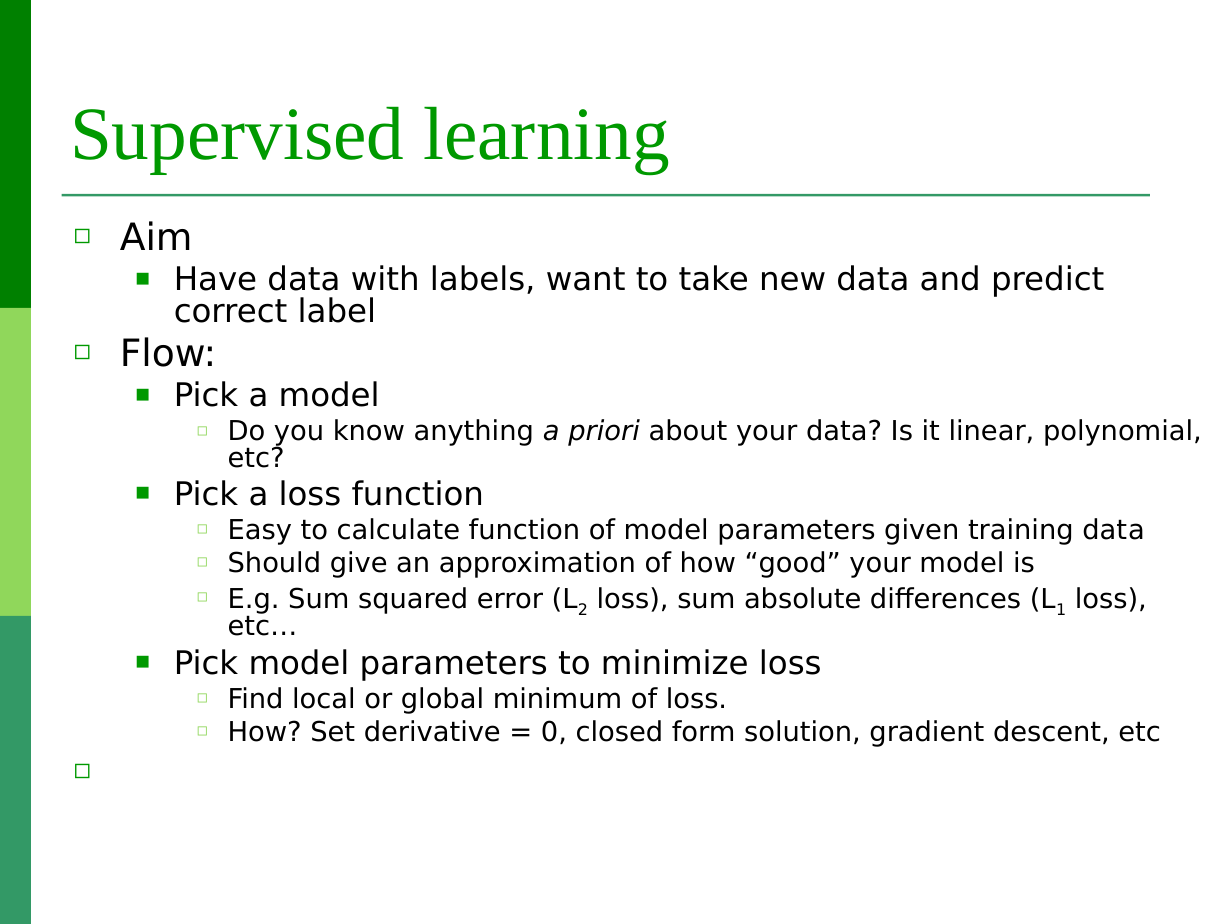
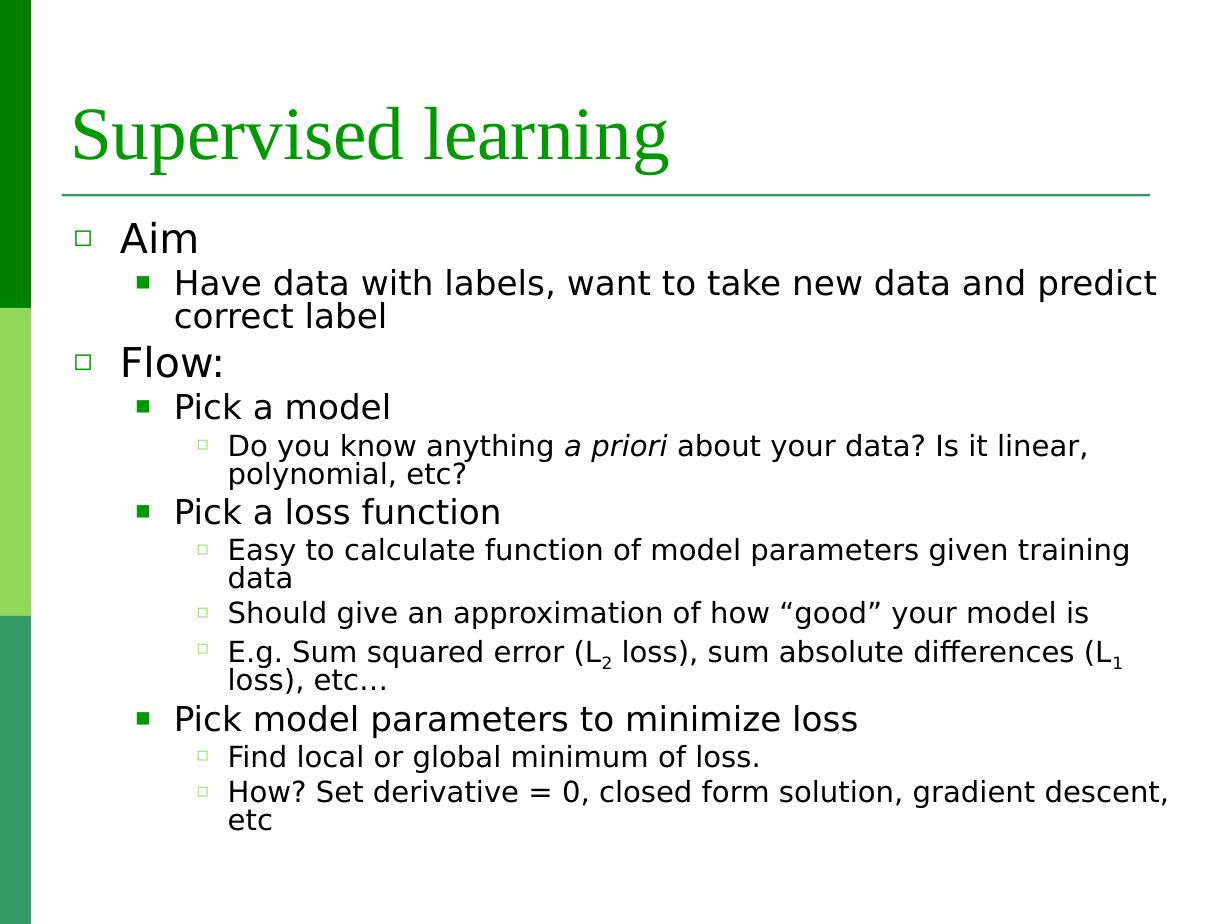
Before and after one commit to lauradiosan/ITSG-UBB, a slide deck: slide 8 of 2020-2021/Lectures/01_ML_review.ppt. Drawn at 1232x924 pixels with LibreOffice and Linux fonts; fonts in the diff are those of the drawing; background and template pictures are left out. Boxes give left, top, right and bottom in pixels: in the first picture for what was removed or moved away, otherwise in the second. Text is boxed around its words. In the diff, an @@ line names an element or a change of style, - is before the commit and + after.

```diff
--- a/2020-2021/Lectures/01_ML_review.ppt
+++ b/2020-2021/Lectures/01_ML_review.ppt
@@ text "Aim" at (120,221,1170,831): size 22 to 24 pt in "Aim", "Flow:"; size 19 to 20 pt in "Have data with labels, want to take ...", "Pick a model", "Pick a loss function", "Pick model parameters to minimize loss"; size 16 to 17 pt in "Do you know anything a priori about ...", "Easy to calculate function of model parameters ...", "Should give an approximation of how “good” ...", "E.g. Sum squared error (L2 loss), sum ..." and 2 more places @@
```
Also in this commit, not shown: 4 other slides changed, 2 other files.
